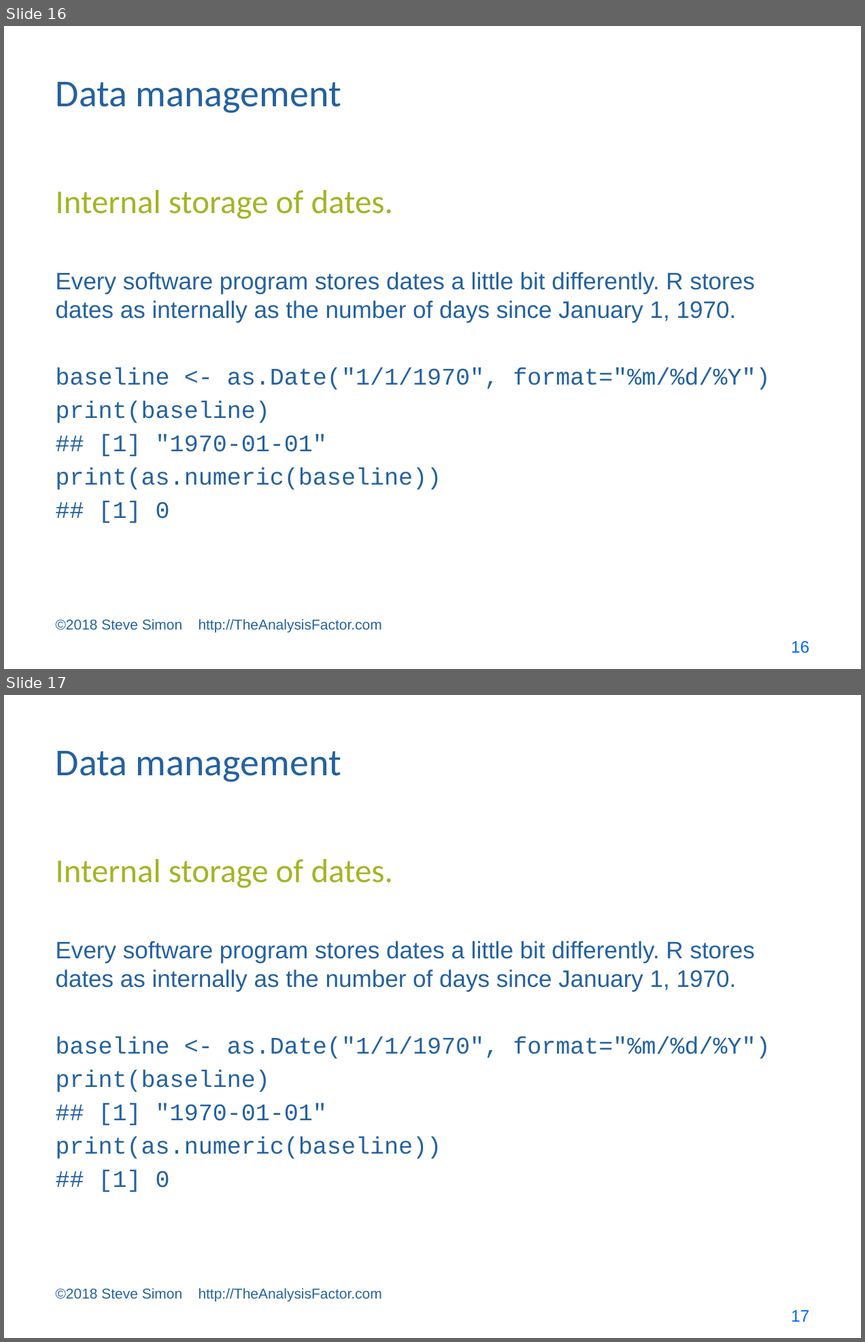
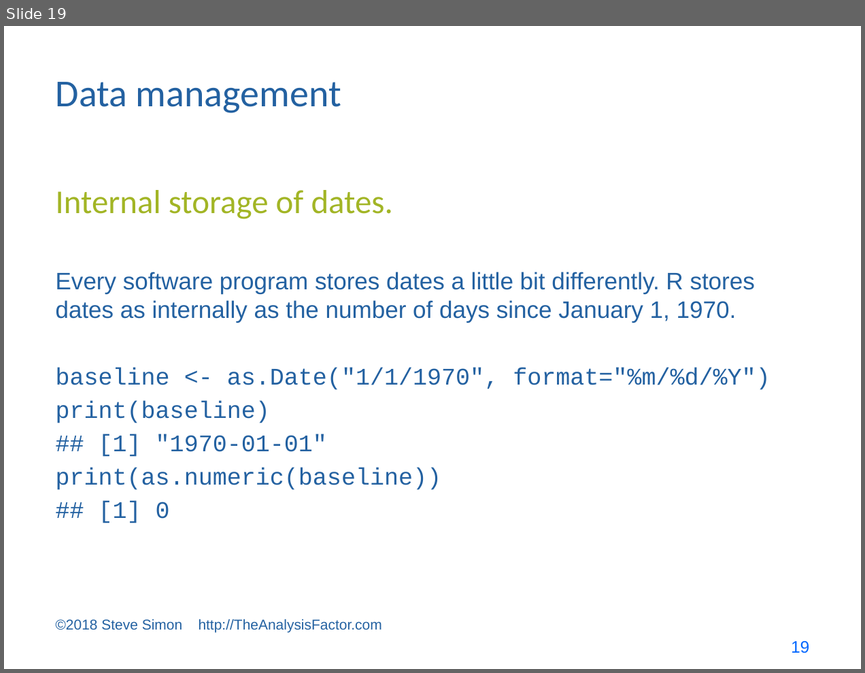
Before and after one commit to pmean/survival-models, a slide deck: bin/survival lecture 3.pptx. Shown one above the other, each under a label of ours: slides 16 and 17 before the commit, slide 19 after it. The pictures are 865x1342 and 865x673 pixels, drawn with LibreOffice and Linux fonts; fonts in the diff are those of the drawing. Boxes give left, top, right and bottom in pixels: in the first picture for what was removed or moved away, otherwise in the second. Text is boxed around its words. In the diff, an @@ line names an element or a change of style, - is before the commit and + after.

```diff
--- a/bin/survival lecture 3.pptx
+++ b/bin/survival lecture 3.pptx
@@ slide 17 removed at (x1=4, y1=695, x2=861, y2=1338), background #FFFFFF @@
@@ title removed at (x1=56, y1=751, x2=341, y2=782) @@
-Data management
@@ text removed at (x1=56, y1=859, x2=393, y2=888) @@
-Internal storage of dates.
@@ text removed at (x1=56, y1=940, x2=770, y2=1159) @@
-Every software program stores dates a little bit differently. R stores dates as internally as the number of days since January 1, 1970.
-baseline <- as.Date("1/1/1970", format="%m/%d/%Y")
-print(baseline)
-## [1] "1970-01-01"
-print(as.numeric(baseline))
-## [1] 0
@@ text removed at (x1=56, y1=1287, x2=382, y2=1302) @@
-©2018 Steve Simon http://TheAnalysisFactor.com
@@ page number removed at (x1=791, y1=1310, x2=809, y2=1321) @@
-17
@@ what was slide 16 is now slide 19 @@
@@ page number at (x1=791, y1=641, x2=809, y2=653): text changed @@
-16
+19
```
Also in this commit, not shown: 5 slides changed, 16 slides added, 3 other files.
